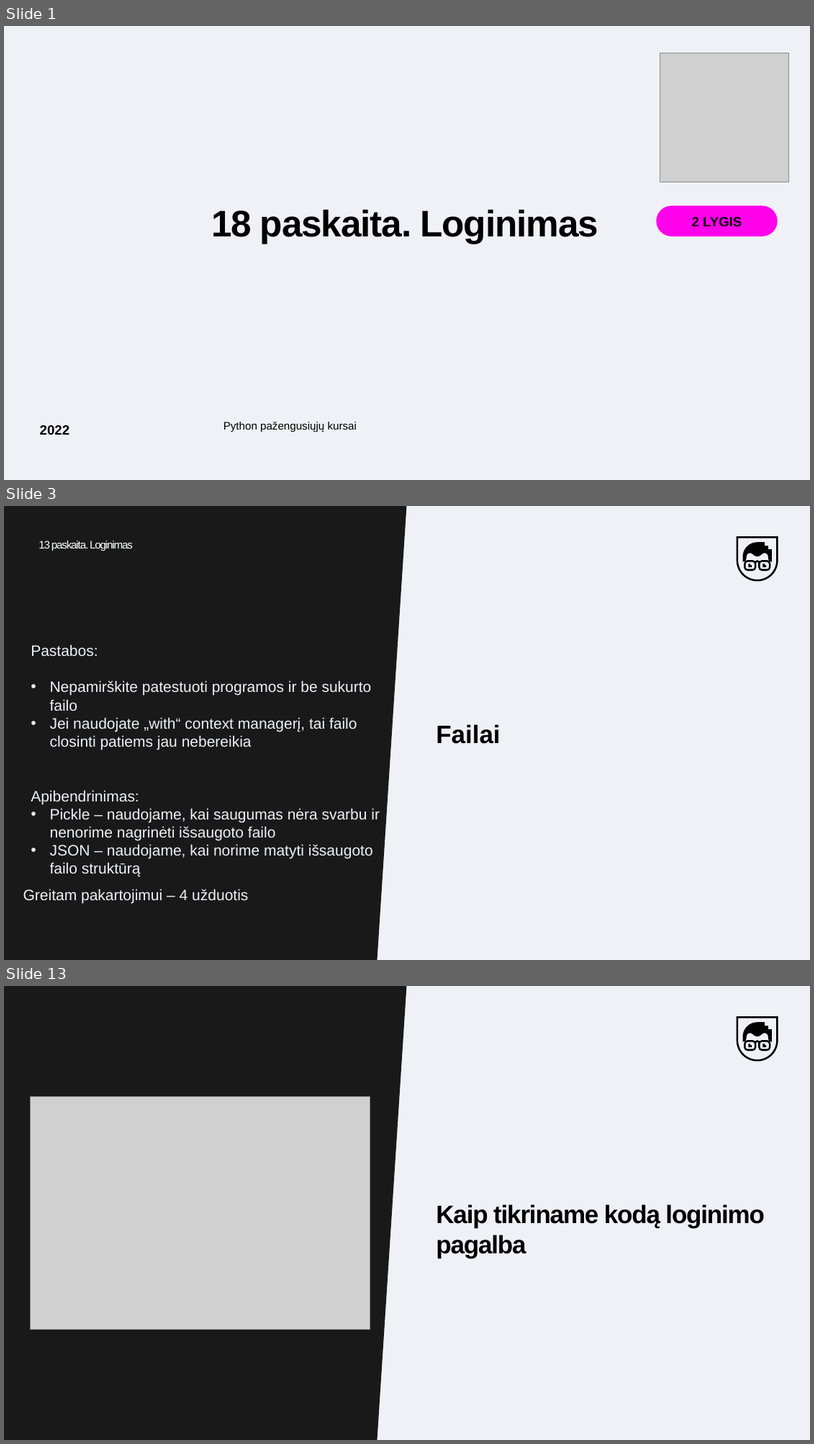
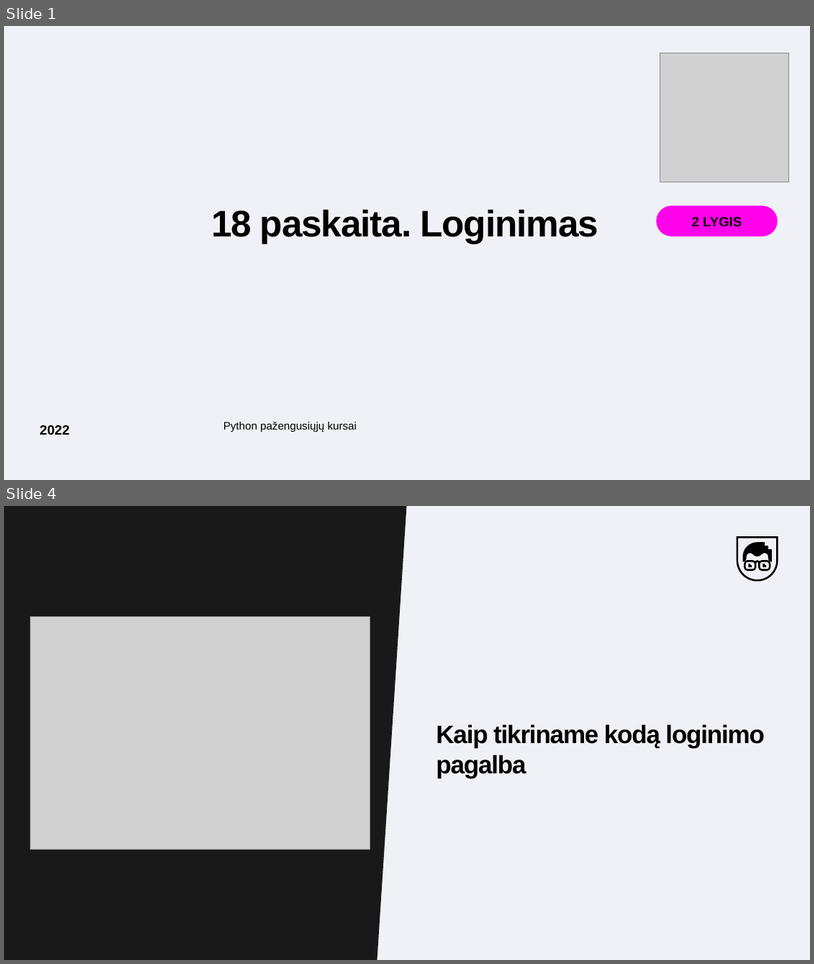
Before and after one commit to MantsSk/CA_Python, a slide deck: Skaidres-Medziaga/18_paskaita_Logginimas.pptx. Shown one above the other, each under a label of ours: slides 1, 3 and 13 before the commit, slides 1 and 4 after it; the slides between them are not shown. The pictures are 814x1444 and 814x964 pixels, drawn with LibreOffice and Linux fonts; fonts in the diff are those of the drawing; grey boxes stand for pictures; background and template pictures are left out. Boxes give left, top, right and bottom in pixels: in the first picture for what was removed or moved away, otherwise in the second. Text is boxed around its words. In the diff, an @@ line names an element or a change of style, - is before the commit and + after.

```diff
--- a/Skaidres-Medziaga/18_paskaita_Logginimas.pptx
+++ b/Skaidres-Medziaga/18_paskaita_Logginimas.pptx
@@ slide 3 removed at <box>4,506,810,960</box>, background #F0F1F6; not listed: 5 template elements that a slide beside it also shows @@
@@ text removed at <box>39,541,133,551</box> @@
-13 paskaita. Loginimas
@@ text removed at <box>31,644,380,877</box> @@
-Pastabos:
-• Nepamirškite patestuoti programos ir be sukurto failo
-• Jei naudojate „with“ context managerį, tai failo closinti patiems jau nebereikia
-Apibendrinimas:
-• Pickle – naudojame, kai saugumas nėra svarbu ir nenorime nagrinėti išsaugoto failo
-• JSON – naudojame, kai norime matyti išsaugoto failo struktūrą
@@ text removed at <box>436,724,500,744</box> @@
-Failai
@@ text removed at <box>23,888,248,903</box> @@
-Greitam pakartojimui – 4 užduotis
@@ what was slide 13 is now slide 4 @@
```
Also in this commit, not shown: 8 slides changed, 8 other slides removed, 2 other files.
